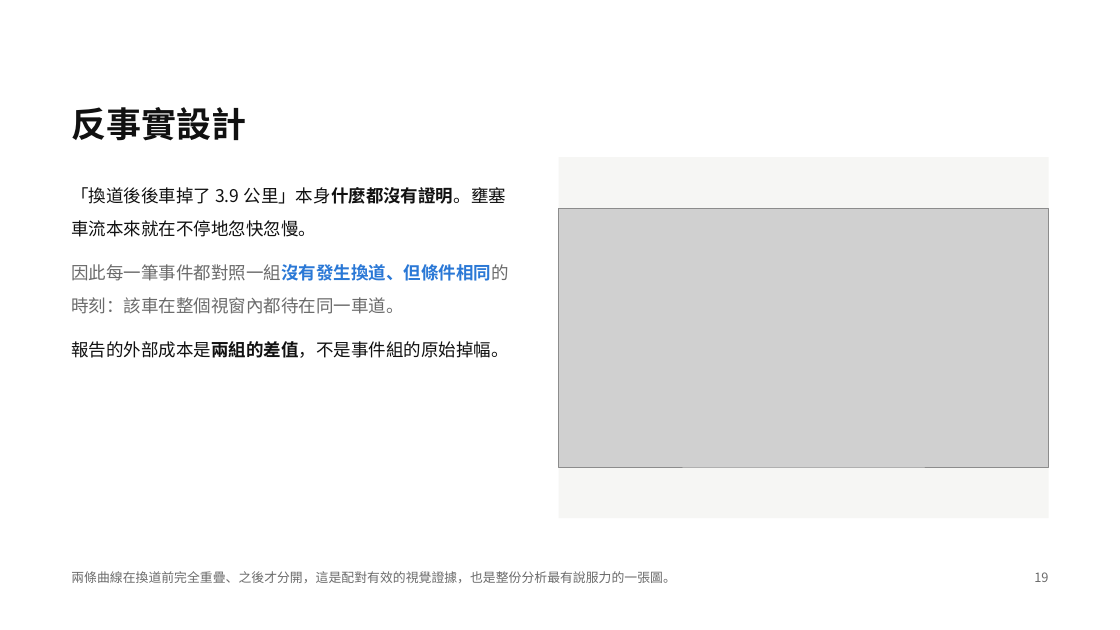
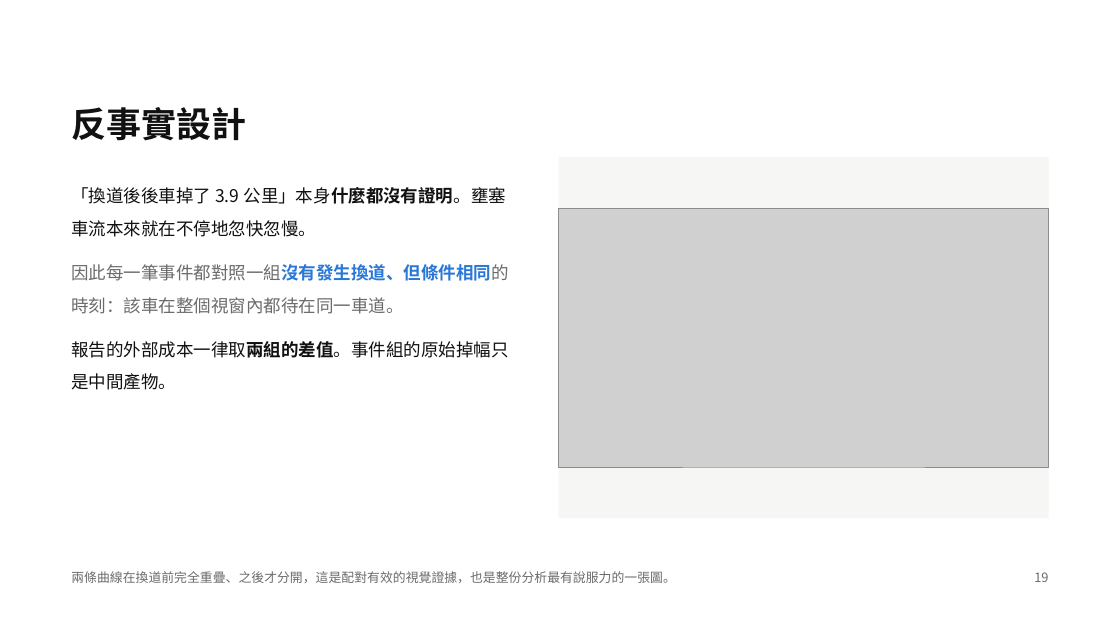
Before and after one commit to wein2004/lane-change-externality, a slide deck: slide 19 of 變換車道的外部成本.pptx. Drawn at 1120x630 pixels with LibreOffice and Linux fonts; fonts in the diff are those of the drawing; grey boxes stand for pictures. Boxes give left, top, right and bottom in pixels: in the first picture for what was removed or moved away, otherwise in the second. Text is boxed around its words. In the diff, an @@ line names an element or a change of style, - is before the commit and + after.

```diff
--- a/變換車道的外部成本.pptx
+++ b/變換車道的外部成本.pptx
@@ text at [71,341,508,390]: text changed @@
-報告的外部成本是兩組的差值，不是事件組的原始掉幅。
+報告的外部成本一律取兩組的差值。事件組的原始掉幅只是中間產物。
```
Also in this commit, not shown: 10 other slides changed, 3 other files.
